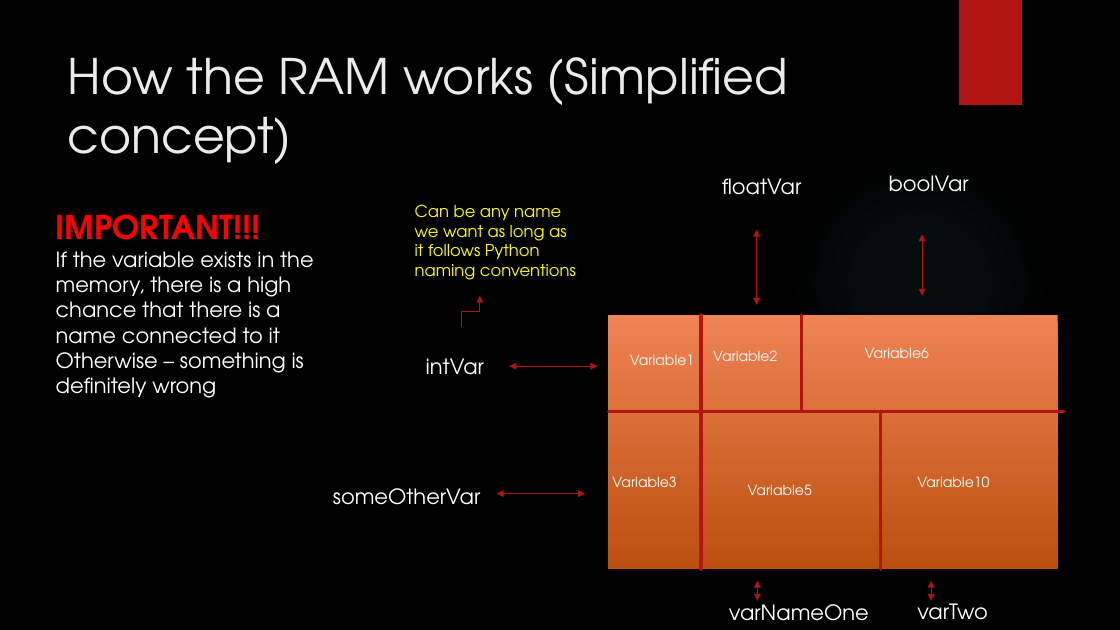
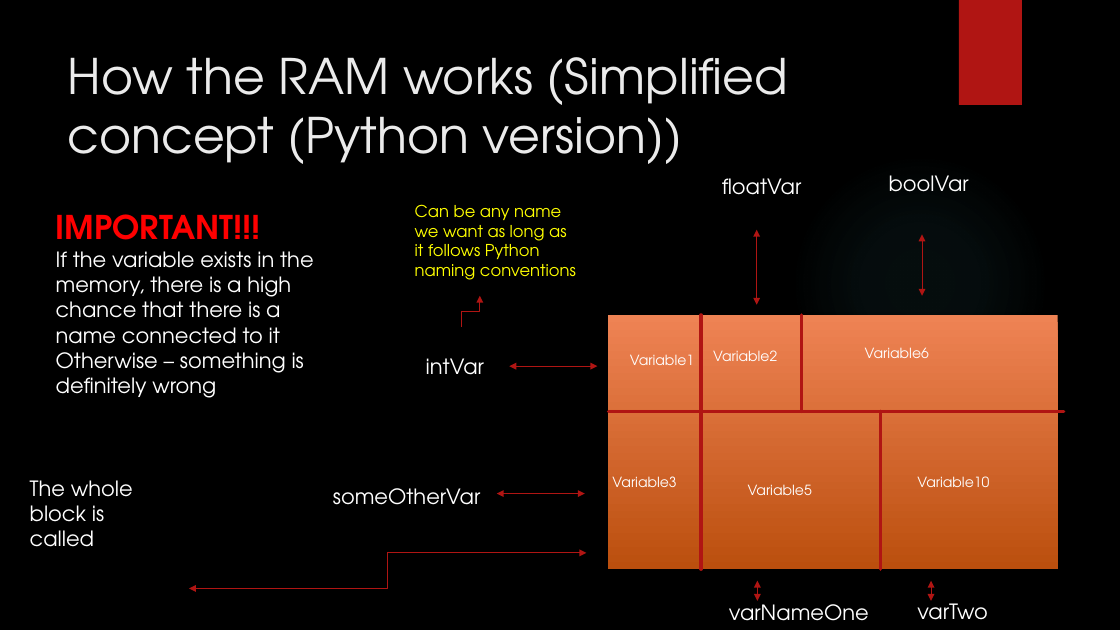
Before and after one commit to D-Voronkov-Official/Learning-Python, a slide deck: slide 11 of Presentations/Variables.pptx (slide 7 before the commit). Drawn at 1120x630 pixels with LibreOffice and Linux fonts; fonts in the diff are those of the drawing; background and template pictures are left out. Boxes give left, top, right and bottom in pixels: in the first picture for what was removed or moved away, otherwise in the second. Text is boxed around its words. In the diff, an @@ line names an element or a change of style, - is before the commit and + after.

Commit message:
Added Python advantages and explanation of what function is

```diff
--- a/Presentations/Variables.pptx
+++ b/Presentations/Variables.pptx
@@ title at <box>68,57,788,164</box>: text changed @@
-How the RAM works (Simplified concept)
+How the RAM works (Simplified concept (Python version))
@@ text added at <box>30,480,133,585</box>, 18 pt, text #FFFFFF @@
+The whole block is called “private heap”
@@ elbow double arrow added from (586, 553) to (189, 588), #B01513 0.75 pt @@
```
Also in this commit, not shown: 1 other slide changed, 7 slides added.
